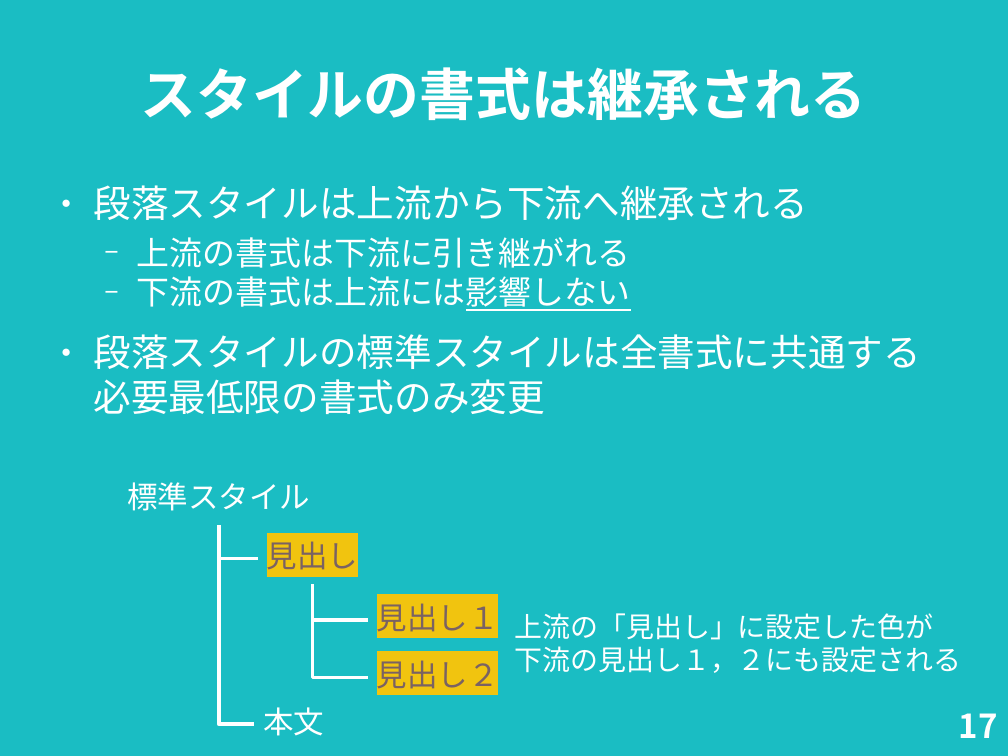
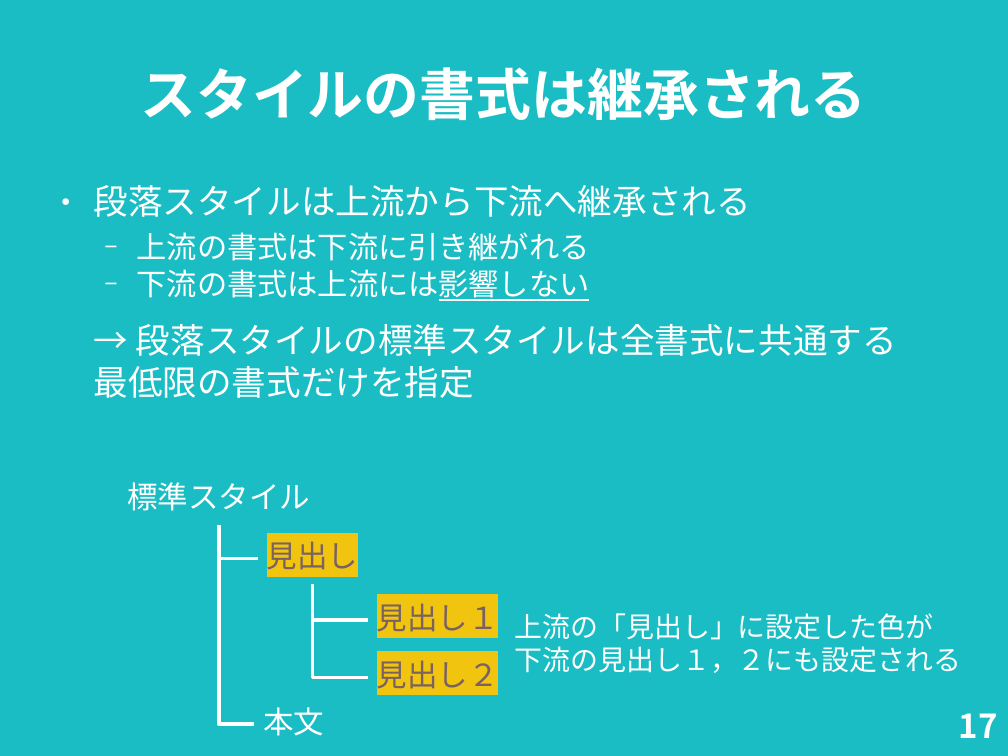
Before and after one commit to nogajun/libreofficekaigi2018-handson, a slide deck: slide 17 of docs/20180512-writer_handson_slide.odp. Drawn at 1008x756 pixels with LibreOffice and Linux fonts; fonts in the diff are those of the drawing. Boxes give left, top, right and bottom in pixels: in the first picture for what was removed or moved away, otherwise in the second. Text is boxed around its words. In the diff, an @@ line names an element or a change of style, - is before the commit and + after.

Commit message:
READMEの変更とスライドをアップデート

```diff
--- a/docs/20180512-writer_handson_slide.odp
+++ b/docs/20180512-writer_handson_slide.odp
@@ text at bbox=[94, 185, 751, 301]: size 29.6 to 27.2 pt in "段落スタイルは上流から下流へ継承される"; size 25.9 to 23.8 pt in "上流の書式は下流に引き継がれる", "下流の書式は上流には影響しない" @@
@@ text at bbox=[94, 324, 897, 398]: text changed; size 29.6 to 27.2 pt @@
-● 段落スタイルの標準スタイルは全書式に共通する
-  必要最低限の書式のみ変更
+→ 段落スタイルの標準スタイルは全書式に共通する
+最低限の書式だけを指定
```
Also in this commit, not shown: 11 other slides changed, 2 other files.
